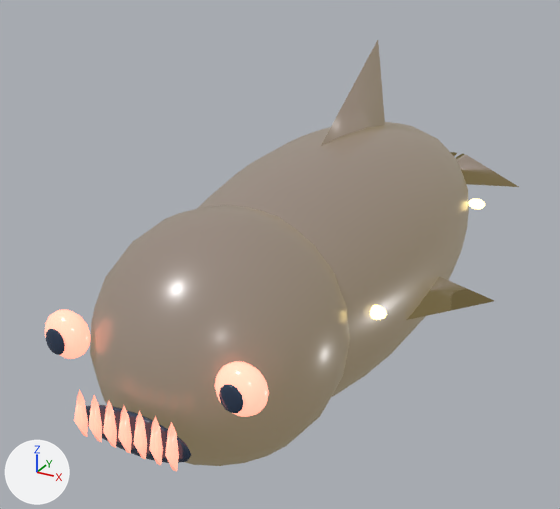
Two versions of the glTF model assets/models/ocean/fish/lantern-guillotine.glb, one commit apart.
The view is the same before and after, from a 50 mm camera at (1.74, -3.79, 1.79) aimed at (-0.33, -0.03, -0.09). Lighting does not change. The marker at lower left points along +X, +Y and +Z. The picture after the commit comes second. Where no turn or scale is listed for an object, it has been applied to the vertices.

In view in the first picture: 'body', 'dorsal-fin-blade', 'head', 'mouth', 'swim-fin-1-blade', 'tail-lobe-1', 'weak-point-eye--1', 'weak-point-eye-1' and 11 more.
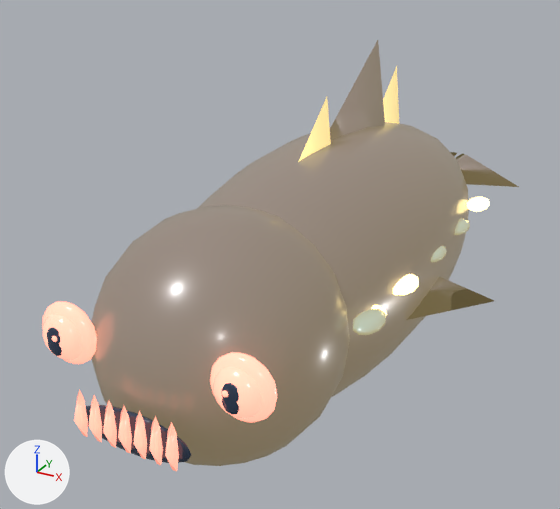
Where the newer file only moved an object's origin or applied its transform, the numbers keep the older frame.

Changed parts and their boxes (x1, y1, x2, y2) in the pictures (560 x 509 px):
'weak-point-eye-1', moved
    before: (214, 361, 269, 417)
    after: (213, 367, 262, 419)
'eye-glow-1', added
    after: (210, 352, 277, 423)
'weak-point-eye--1', moved
    before: (45, 309, 91, 359)
    after: (43, 314, 82, 360)
'eye-glow--1', added
    after: (42, 301, 97, 364)
'sail-fin-0-blade', added (yellow)
    after: (298, 97, 331, 162)
'scale-1-0', added
    after: (353, 309, 386, 335)
'sail-fin-2-blade', added (yellow)
    after: (383, 66, 399, 124)
'scale-1-1', added
    after: (393, 274, 419, 295)
'scale-1-4', added
    after: (467, 197, 490, 212)
'scale-1-3', added
    after: (455, 218, 470, 235)
'scale-1-2', added
    after: (431, 246, 447, 262)

The change, as a list of edits to the scene's bpy script:
```text
Add me_cone_121:
    me_cone_121.from_pydata([(0.0, 0.302, 0.519), (0.087, 0.302, -0.26), (-0.087, 0.302, -0.26), (0.0, -0.302, 0.0)], [], [(0, 3, 1), (0, 1, 2), (1, 3, 2), (2, 3, 0)])
    me_cone_121.materials.append(mat_lantern_guillotine_fin_membrane)  # yellow #ffe397, glowing yellow #dac280
Change ob_weak_point_eye_1:
    ob_weak_point_eye_1.location: (0.43, -1.704, 0.16) -> (0.43, -1.716, 0.16)
Change ob_weak_point_eye__1:
    ob_weak_point_eye__1.location: (-0.43, -1.704, 0.16) -> (-0.43, -1.716, 0.16)
Add ob_scale_1_4:
    ob_scale_1_4 = bpy.data.objects.new('scale-1-4', me_sphere_166)  # an icosphere of 80 faces spanning x -0.063..0.063, y -0.114..0.114, z -0.035..0.035; in mat_lantern_guillotine_biolight (yellow #ffe397, glowing yellow #ffe397)
    ob_scale_1_4.location = (0.616, 0.831, 0.12)
Add ob_scale_1_3:
    ob_scale_1_3 = bpy.data.objects.new('scale-1-3', me_sphere_164)  # an icosphere of 80 faces spanning x -0.063..0.063, y -0.114..0.114, z -0.035..0.035; in mat_lantern_guillotine_accent (cyan #4b8da1, glowing yellow #ad9a65)
    ob_scale_1_3.location = (0.616, 0.393, 0.12)
Add ob_scale_1_2:
    ob_scale_1_2 = bpy.data.objects.new('scale-1-2', me_sphere_162)  # an icosphere of 80 faces spanning x -0.063..0.063, y -0.114..0.114, z -0.035..0.035; in mat_lantern_guillotine_accent (cyan #4b8da1, glowing yellow #ad9a65)
    ob_scale_1_2.location = (0.616, -0.044, 0.12)
Add ob_scale_1_1:
    ob_scale_1_1 = bpy.data.objects.new('scale-1-1', me_sphere_166.copy())
    ob_scale_1_1.location = (0.616, -0.482, 0.12)
Add ob_scale_1_0:
    ob_scale_1_0 = bpy.data.objects.new('scale-1-0', me_sphere_158)  # an icosphere of 80 faces spanning x -0.063..0.063, y -0.114..0.114, z -0.035..0.035; in mat_lantern_guillotine_accent (cyan #4b8da1, glowing yellow #ad9a65)
    ob_scale_1_0.location = (0.616, -0.92, 0.12)
Add ob_sail_fin_2_blade:
    ob_sail_fin_2_blade = bpy.data.objects.new('sail-fin-2-blade', me_cone_121)
    ob_sail_fin_2_blade.location = (0.0, 0.593, 0.396)
Add ob_sail_fin_0_blade:
    ob_sail_fin_0_blade = bpy.data.objects.new('sail-fin-0-blade', me_cone_121.copy())
    ob_sail_fin_0_blade.location = (0.0, -0.415, 0.396)
Add ob_eye_glow__1:
    ob_eye_glow__1 = bpy.data.objects.new('eye-glow--1', me_sphere_143)  # a UV sphere (16 segments, 8 rings, poles along z) spanning x -0.145..0.145, y -0.06..0.06, z -0.145..0.145; in mat_lantern_guillotine_eye (pink #ff9b86, glowing pink #ff9b86)
    ob_eye_glow__1.location = (-0.43, -1.692, 0.16)
Add ob_eye_glow_1:
    ob_eye_glow_1 = bpy.data.objects.new('eye-glow-1', me_sphere_147)  # a UV sphere (16 segments, 8 rings, poles along z) spanning x -0.145..0.145, y -0.06..0.06, z -0.145..0.145; in mat_lantern_guillotine_eye (pink #ff9b86, glowing pink #ff9b86)
    ob_eye_glow_1.location = (0.43, -1.692, 0.16)
```
